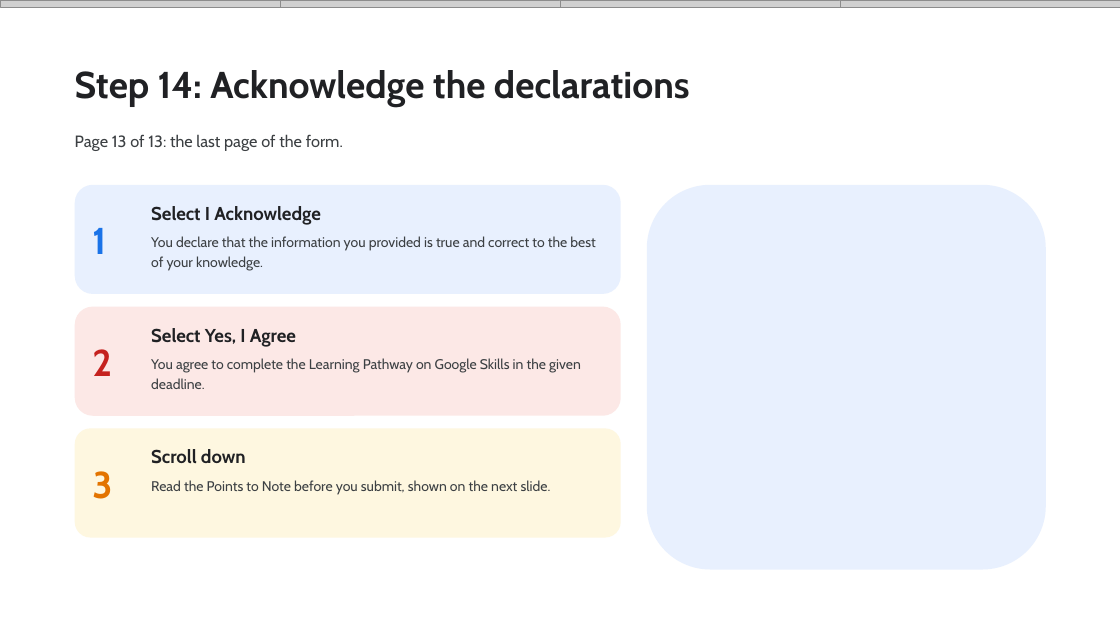
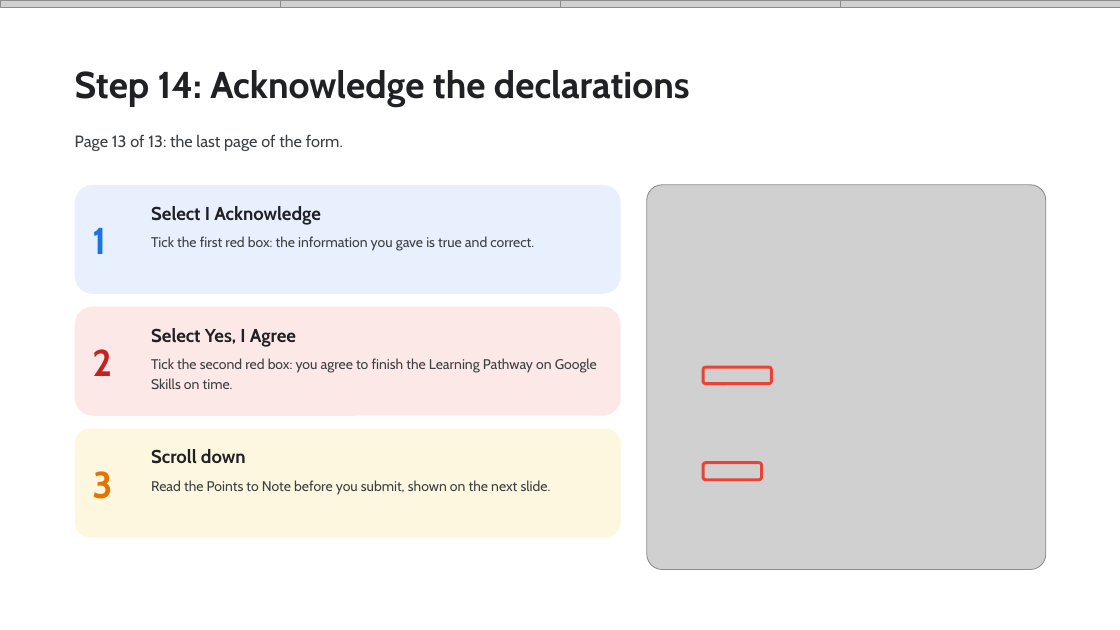
Before and after one commit to Viverun/Realism_Grade, a slide deck: slide 16 of Skill_Boost_Registration_Guide.pptx. Drawn at 1120x630 pixels with LibreOffice and Linux fonts; fonts in the diff are those of the drawing; grey boxes stand for pictures. Boxes give left, top, right and bottom in pixels: in the first picture for what was removed or moved away, otherwise in the second. Text is boxed around its words. In the diff, an @@ line names an element or a change of style, - is before the commit and + after.

```diff
--- a/Skill_Boost_Registration_Guide.pptx
+++ b/Skill_Boost_Registration_Guide.pptx
@@ rounded rectangle removed at [647,185,1046,570] @@
@@ picture added at [647,185,1046,570] @@
@@ text at [151,236,534,251]: text changed @@
-You declare that the information you provided is true and correct to the best of your knowledge.
+Tick the first red box: the information you gave is true and correct.
@@ text at [151,358,597,389]: text changed @@
-You agree to complete the Learning Pathway on Google Skills in the given deadline.
+Tick the second red box: you agree to finish the Learning Pathway on Google Skills on time.
@@ rounded rectangle added at [703,367,771,384], outline #EA4335 2.5 pt @@
@@ rounded rectangle added at [703,463,762,480], outline #EA4335 2.5 pt @@
```
